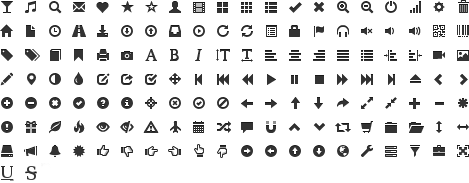
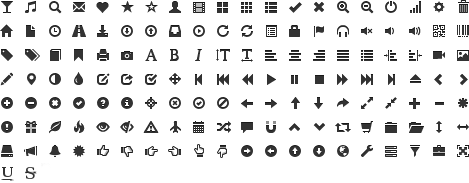
The second 469px x 183px image is a revision of the first. Changes to its layers:
painted on "S" over [26, 166, 36, 180]
painted on "underline" over [1, 179, 14, 181]
painted on "U" over [1, 166, 13, 178]
